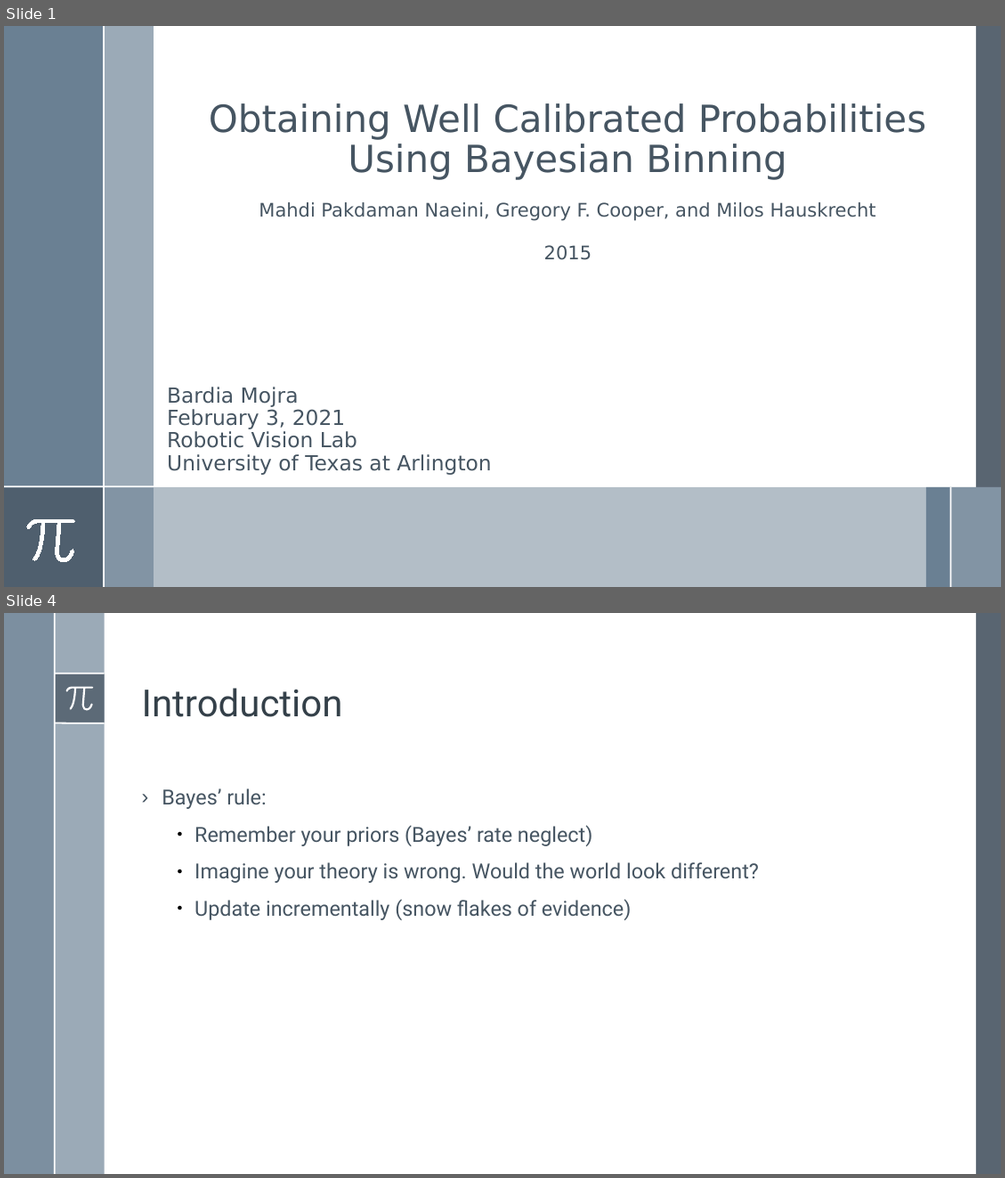
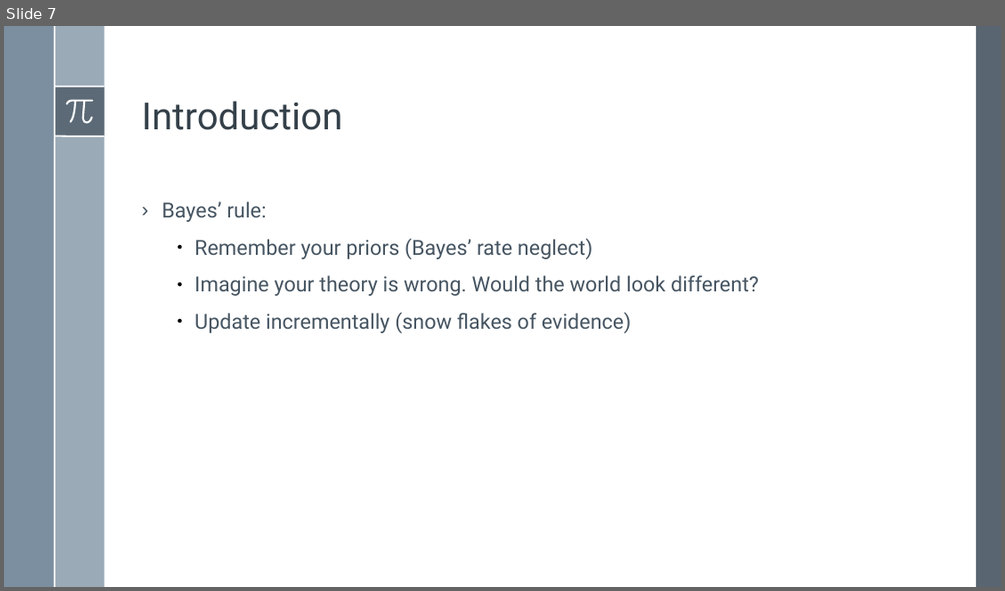
Before and after one commit to BardiaMojra/presentations, a slide deck: unified_probabilistic_deep_continual_learning_through_generative_replay_and_open_set_recognition/presentation.odp. Shown one above the other, each under a label of ours: slides 1 and 4 before the commit, slide 7 after it; the slides between them are not shown. The pictures are 1005x1178 and 1005x591 pixels, drawn with LibreOffice and Linux fonts; fonts in the diff are those of the drawing. Boxes give left, top, right and bottom in pixels: in the first picture for what was removed or moved away, otherwise in the second. Text is boxed around its words. In the diff, an @@ line names an element or a change of style, - is before the commit and + after.

```diff
--- a/unified_probabilistic_deep_continual_learning_through_generative_replay_and_open_set_recognition/presentation.odp
+++ b/unified_probabilistic_deep_continual_learning_through_generative_replay_and_open_set_recognition/presentation.odp
@@ slide 1 removed at [4,26,1001,587], background #FFFFFF; not listed: 7 template elements that a slide beside it also shows @@
@@ rectangle removed at [4,26,104,587] @@
@@ rectangle removed at [104,26,154,587] @@
@@ line removed from (104, 26) to (104, 587) @@
@@ text removed at [209,103,926,260] @@
-Obtaining Well Calibrated Probabilities Using Bayesian Binning
-Mahdi Pakdaman Naeini, Gregory F. Cooper, and Milos Hauskrecht
-2015
@@ text removed at [167,386,491,475] @@
-Bardia Mojra
-February 3, 2021
-Robotic Vision Lab
-University of Texas at Arlington
@@ rectangle removed at [4,487,1001,587] @@
@@ rectangle removed at [4,487,104,587] @@
@@ line removed from (4, 487) to (154, 487) @@
@@ rectangle removed at [926,487,951,587] @@
@@ rectangle removed at [951,487,1001,587] @@
@@ line removed from (951, 487) to (951, 587) @@
@@ freeform shape removed at [26,520,75,562] @@
@@ what was slide 4 is now slide 7 @@
```
Also in this commit, not shown: 1 slide changed, 5 slides added, 1 other slide removed, 4 other files.
